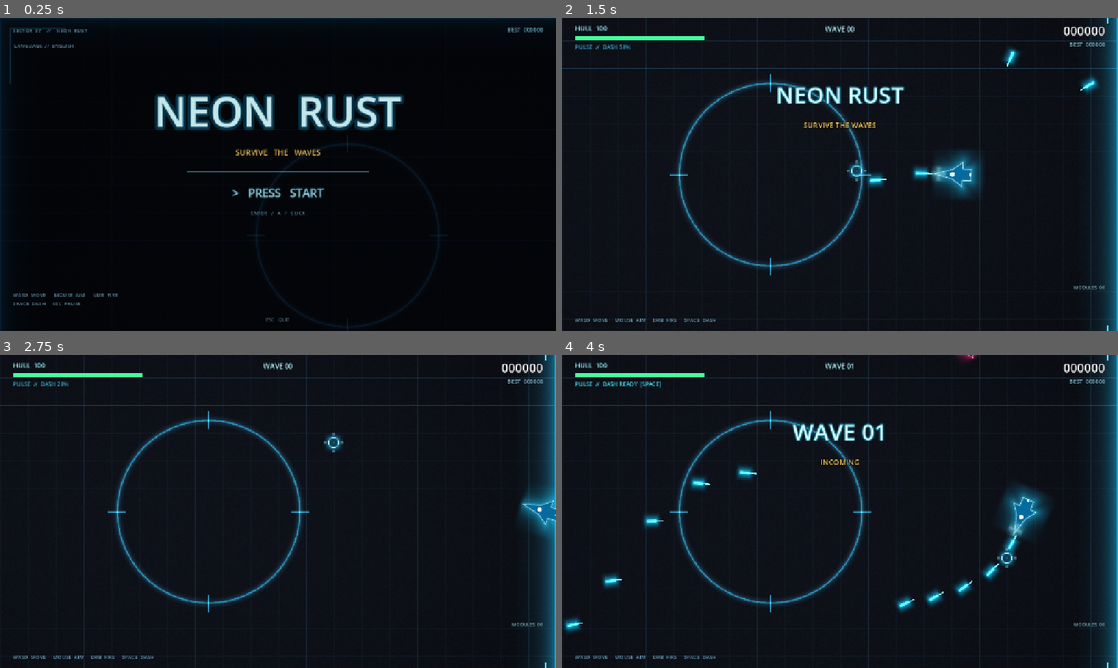
Above: before the commit, frames 1-4 (two rows, left to right).
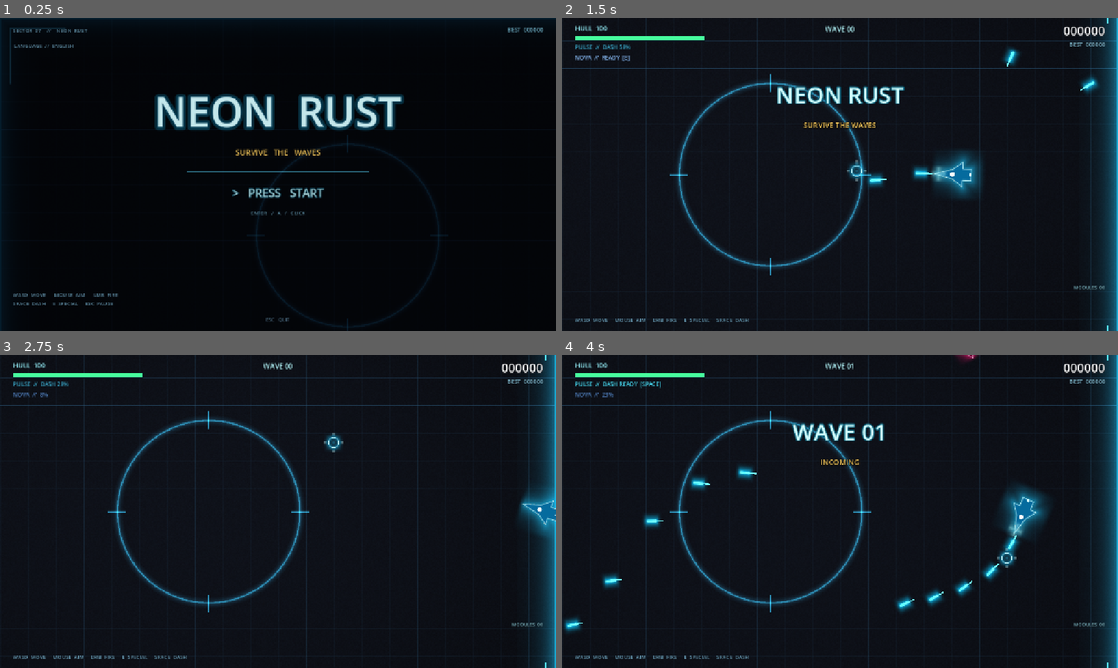
Above: after the commit, the same moments.

Repository: huhaixiao/neon-rust
Game: Godot game, scene res://main.tscn
Same seed, same stepped clock (60 frames per second), same inputs: the game is played once before the commit and once after it.
Inputs (mouse positions are in pixels of both pictures, inside the frame that each line leads up to):
- Up to frame 1 (0.25 s): no input
- Up to frame 2 (1.5 s): tap Enter (ui_accept) at 0.5, 0.77 s; move the mouse to (962, 158) at 0.52 s; press the mouse at (962, 158) at 0.53 s; hold D (move_right) 0.53-1.25 s; tap Space (dash) at 0.6 s; release the mouse at (962, 158) at 1.25 s; drag from (728, 190) to (1112, 130) at 1.27 s
- Up to frame 3 (2.75 s): move the mouse to (333, 442) at 2.02 s; hold D (move_right) from 2.03 s (still down); tap E (special, bound only after the commit) at 2.1 s; click (333, 442) at 2.17 s; tap Space (dash) at 2.3 s
- Up to frame 4 (4 s): release D (move_right) at 2.75 s; drag from (812, 574) to (673, 464) at 2.77 s; move the mouse to (1006, 558) at 3.52 s; press the mouse at (1006, 558) at 3.53 s; hold A (move_left) from 3.53 s (still down); tap Enter (ui_accept) at 3.77 s; tap E (special, bound only after the commit) at 3.8 s

The runs differ from the first frame. In frame 1, less than 0.1% of the frame differs, in the area x 10-21%, y 90-92%; in frame 2, 0.2%, in the area x 2-34%, y 12-98%; in frame 3, 0.1%; in frame 4, 0.2%.

Commit message:
feat(combat): 奇点脉冲、吸血与哨戒无人机；Steam Deck X/Y 交互

Diff:
--- a/modules/buffs/buff_def.gd
+++ b/modules/buffs/buff_def.gd
@@ -21,6 +21,11 @@
 @export var magnet := 0.0
 @export var drop_pct := 0.0
 @export var bounty_pct := 0.0
+@export var lifesteal_pct := 0.0
+@export var auto_attack := 0
+@export var special_damage_pct := 0.0
+@export var special_cd_pct := 0.0
+@export var special_radius_pct := 0.0
 
 
 static func make(p_id: String, p_tag: Tag, p_max: int) -> BuffDef:
--- a/modules/buffs/buff_pool.gd
+++ b/modules/buffs/buff_pool.gd
@@ -24,6 +24,14 @@
 	pierce.pierce = 1
 	defs.append(pierce)
 
+	var nova_core := BuffDef.make("nova_core", BuffDef.Tag.OFFENSE, 3)
+	nova_core.special_damage_pct = 0.4
+	defs.append(nova_core)
+
+	var nova_radius := BuffDef.make("nova_radius", BuffDef.Tag.OFFENSE, 2)
+	nova_radius.special_radius_pct = 0.18
+	defs.append(nova_radius)
+
 	# --- DEFENSE ---------------------------------------------------------
 	var hull := BuffDef.make("hull", BuffDef.Tag.DEFENSE, 3)
 	hull.health_add = 25
@@ -36,6 +44,10 @@
 	var phase := BuffDef.make("phase", BuffDef.Tag.DEFENSE, 2)
 	phase.dash_cd_pct = 0.25
 	defs.append(phase)
+
+	var leech := BuffDef.make("leech", BuffDef.Tag.DEFENSE, 3)
+	leech.lifesteal_pct = 0.04
+	defs.append(leech)
 
 	# --- MOBILITY --------------------------------------------------------
 	var thrust := BuffDef.make("thrust", BuffDef.Tag.MOBILITY, 3)
@@ -55,6 +67,14 @@
 	bounty.bounty_pct = 0.5
 	defs.append(bounty)
 
+	var sentry := BuffDef.make("sentry", BuffDef.Tag.UTILITY, 3)
+	sentry.auto_attack = 1
+	defs.append(sentry)
+
+	var nova_cycle := BuffDef.make("nova_cycle", BuffDef.Tag.UTILITY, 3)
+	nova_cycle.special_cd_pct = 0.2
+	defs.append(nova_cycle)
+
 	return defs
 
 
--- a/modules/global/autoload/game_state.gd
+++ b/modules/global/autoload/game_state.gd
@@ -52,6 +52,11 @@
 var buff_magnet := 0.0
 var buff_drop_mult := 1.0
 var buff_bounty_mult := 1.0
+var buff_lifesteal := 0.0
+var buff_auto_attack := 0
+var buff_special_damage_mult := 1.0
+var buff_special_cd_mult := 1.0
+var buff_special_radius_mult := 1.0
 
 
 func _ready() -> void:
@@ -140,6 +145,11 @@
 	buff_magnet += def.magnet
 	buff_drop_mult += def.drop_pct
 	buff_bounty_mult += def.bounty_pct
+	buff_lifesteal += def.lifesteal_pct
+	buff_auto_attack += def.auto_attack
+	buff_special_damage_mult += def.special_damage_pct
+	buff_special_cd_mult = maxf(0.4, buff_special_cd_mult - def.special_cd_pct)
+	buff_special_radius_mult += def.special_radius_pct
 	if def.health_add > 0 and player is PlayerUnit:
 		(player as PlayerUnit).add_max_health(def.health_add)
 	buff_changed.emit(def, stacks + 1)
@@ -159,6 +169,11 @@
 	buff_magnet = 0.0
 	buff_drop_mult = 1.0
 	buff_bounty_mult = 1.0
+	buff_lifesteal = 0.0
+	buff_auto_attack = 0
+	buff_special_damage_mult = 1.0
+	buff_special_cd_mult = 1.0
+	buff_special_radius_mult = 1.0
 
 
 func add_score(amount: int) -> void:
--- a/modules/global/autoload/input_setup.gd
+++ b/modules/global/autoload/input_setup.gd
@@ -8,7 +8,8 @@
 	_add("move_right", [KEY_D, KEY_RIGHT], [], [], [[JOY_AXIS_LEFT_X, 1.0]])
 	_add("move_up", [KEY_W, KEY_UP], [], [], [[JOY_AXIS_LEFT_Y, -1.0]])
 	_add("move_down", [KEY_S, KEY_DOWN], [], [], [[JOY_AXIS_LEFT_Y, 1.0]])
-	_add("fire", [], [MOUSE_BUTTON_LEFT], [JOY_BUTTON_RIGHT_SHOULDER], [[JOY_AXIS_TRIGGER_RIGHT, 1.0]])
+	_add("fire", [], [MOUSE_BUTTON_LEFT], [JOY_BUTTON_RIGHT_SHOULDER, JOY_BUTTON_X], [[JOY_AXIS_TRIGGER_RIGHT, 1.0]])
+	_add("special", [KEY_E], [MOUSE_BUTTON_RIGHT], [JOY_BUTTON_Y], [])
 	_add("dash", [KEY_SPACE], [], [JOY_BUTTON_B, JOY_BUTTON_LEFT_SHOULDER], [])
 	_add("pause", [KEY_ESCAPE], [], [JOY_BUTTON_START, JOY_BUTTON_BACK], [])
 	_add("restart", [KEY_R, KEY_ENTER], [], [JOY_BUTTON_A], [])
--- a/modules/hud/hud.gd
+++ b/modules/hud/hud.gd
@@ -14,6 +14,7 @@
 @onready var hull_label: Label = $Root/HullLabel
 @onready var health_fill: ColorRect = $Root/HealthBack/HealthFill
 @onready var weapon_label: Label = $Root/WeaponLabel
+@onready var special_label: Label = $Root/SpecialLabel
 @onready var wave_label: Label = $Root/WaveLabel
 @onready var score_label: Label = $Root/ScoreLabel
 @onready var best_label: Label = $Root/BestLabel
@@ -97,6 +98,12 @@
 	else:
 		weapon_label.text = L10n.t("hud.dash_charge") % (player.dash_ratio() * 100.0)
 		weapon_label.modulate = Color(0.45, 0.72, 0.82, 1.0)
+	if player.is_special_ready():
+		special_label.text = L10n.t("hud.special_ready") % _special_key()
+		special_label.modulate = Color(0.75, 0.9, 1.0, 1.0)
+	else:
+		special_label.text = L10n.t("hud.special_charge") % (player.special_ratio() * 100.0)
+		special_label.modulate = Color(0.45, 0.62, 0.78, 1.0)
 	if _debug_on:
 		_update_debug(player)
 
@@ -323,6 +330,10 @@
 	return "B" if _pad_mode else "SPACE"
 
 
+func _special_key() -> String:
+	return "Y" if _pad_mode else "E"
+
+
 func _on_joypad_changed(_device: int, _connected: bool) -> void:
 	_refresh_input_copy()
 
--- a/modules/hud/hud.tscn
+++ b/modules/hud/hud.tscn
@@ -117,6 +117,17 @@
 theme_override_font_sizes/font_size = 13
 text = "PULSE  //  DASH READY"
 
+[node name="SpecialLabel" type="Label" parent="Root"]
+offset_left = 30.0
+offset_top = 82.0
+offset_right = 400.0
+offset_bottom = 102.0
+theme_override_colors/font_color = Color(0.75, 0.85, 1, 1)
+theme_override_colors/font_outline_color = Color(0.01, 0.02, 0.04, 1)
+theme_override_constants/outline_size = 3
+theme_override_font_sizes/font_size = 13
+text = "NOVA  //  READY  [E]"
+
 [node name="ControlHint" type="Label" parent="Root"]
 anchor_top = 1.0
 anchor_bottom = 1.0
--- a/modules/l10n/data/strings_en.gd
+++ b/modules/l10n/data/strings_en.gd
@@ -10,9 +10,9 @@
 	"title.subtitle": "SURVIVE   THE   WAVES",
 	"title.prompt": ">   PRESS   START",
 	"title.prompt_hint": "ENTER   /   A   /   CLICK",
-	"title.keys.kb": "WASD  MOVE      MOUSE  AIM      LMB  FIRE\nSPACE  DASH     ESC  PAUSE",
+	"title.keys.kb": "WASD  MOVE      MOUSE  AIM      LMB  FIRE\nSPACE  DASH     E  SPECIAL     ESC  PAUSE",
 	"title.keys.pad": "PAD  //  L-STICK  MOVE    R-STICK  AIM",
-	"title.pad": "RT  FIRE    B  DASH    START  PAUSE",
+	"title.pad": "X  FIRE    Y  SPECIAL    B  DASH    START  PAUSE",
 	"title.quit": "ESC   QUIT",
 	"title.language": "LANGUAGE  //  %s",
 
@@ -21,6 +21,8 @@
 	"hud.overdrive": "OVERDRIVE  %.1fs",
 	"hud.dash_ready": "PULSE  //  DASH READY  [%s]",
 	"hud.dash_charge": "PULSE  //  DASH %.0f%%",
+	"hud.special_ready": "NOVA  //  READY  [%s]",
+	"hud.special_charge": "NOVA  //  %.0f%%",
 	"hud.wave": "WAVE %02d",
 	"hud.incoming": "INCOMING",
 	"hud.wave_cleared": "WAVE %02d CLEARED",
@@ -52,8 +54,8 @@
 	"hud.game_over_hint": "R / A  REDEPLOY        ESC / START  TITLE",
 	"hud.redeploy": "REDEPLOY",
 	"hud.survive": "SURVIVE THE WAVES",
-	"hud.controls.kb": "WASD  MOVE     MOUSE  AIM     LMB  FIRE     SPACE  DASH",
-	"hud.controls.pad": "LSTICK  MOVE     RSTICK  AIM     RT  FIRE     B  DASH",
+	"hud.controls.kb": "WASD  MOVE     MOUSE  AIM     LMB  FIRE     E  SPECIAL     SPACE  DASH",
+	"hud.controls.pad": "LSTICK  MOVE     RSTICK  AIM     X  FIRE     Y  SPECIAL     B  DASH",
 	"hud.pause_hint.kb": "UP / DOWN  SELECT     ENTER  CONFIRM     ESC  RESUME",
 	"hud.pause_hint.pad": "DPAD  SELECT     A  CONFIRM     START  RESUME",
 	"hud.over_hint.kb": "R  REDEPLOY        ESC  TITLE",
@@ -94,4 +96,14 @@
 	"buff.salvage.desc": "ENEMY DROP CHANCE +70%",
 	"buff.bounty.name": "BOUNTY CHIP",
 	"buff.bounty.desc": "WAVE CLEAR BONUS +50%",
+	"buff.leech.name": "LIFE SIPHON",
+	"buff.leech.desc": "HEAL FOR 4% OF DAMAGE DEALT",
+	"buff.sentry.name": "SENTRY DRONE",
+	"buff.sentry.desc": "AUTO-FIRES AT THE NEAREST ENEMY; STACKS FIRE FASTER",
+	"buff.nova_core.name": "SINGULARITY CORE",
+	"buff.nova_core.desc": "SPECIAL DAMAGE +40%",
+	"buff.nova_cycle.name": "OVERLOAD CIRCUIT",
+	"buff.nova_cycle.desc": "SPECIAL COOLDOWN -20%",
+	"buff.nova_radius.name": "SHOCKWAVE LENS",
+	"buff.nova_radius.desc": "SPECIAL RADIUS +18%",
 }
--- a/modules/l10n/data/strings_zh.gd
+++ b/modules/l10n/data/strings_zh.gd
@@ -11,9 +11,9 @@
 	"title.subtitle": "撑过每一波",
 	"title.prompt": ">  按 开始",
 	"title.prompt_hint": "回车 / A / 点击",
-	"title.keys.kb": "WASD 移动   鼠标 瞄准   左键 开火\n空格 冲刺   ESC 暂停",
+	"title.keys.kb": "WASD 移动   鼠标 瞄准   左键 开火\n空格 冲刺   E 特殊   ESC 暂停",
 	"title.keys.pad": "手柄 // 左摇杆 移动   右摇杆 瞄准",
-	"title.pad": "RT 开火   B 冲刺   START 暂停",
+	"title.pad": "X 开火   Y 特殊   B 冲刺   START 暂停",
 	"title.quit": "ESC 退出",
 	"title.language": "语言 // %s",
 
@@ -22,6 +22,8 @@
 	"hud.overdrive": "超载 %.1f 秒",
 	"hud.dash_ready": "脉冲 // 冲刺就绪 [%s]",
 	"hud.dash_charge": "脉冲 // 冲刺 %.0f%%",
+	"hud.special_ready": "奇点 // 就绪 [%s]",
+	"hud.special_charge": "奇点 // %.0f%%",
 	"hud.wave": "第 %02d 波",
 	"hud.incoming": "来袭",
 	"hud.wave_cleared": "第 %02d 波已清空",
@@ -53,8 +55,8 @@
 	"hud.game_over_hint": "R / A 重新部署    ESC / START 首页",
 	"hud.redeploy": "重新部署",
 	"hud.survive": "撑过每一波",
-	"hud.controls.kb": "WASD 移动   鼠标 瞄准   左键 开火   空格 冲刺",
-	"hud.controls.pad": "左摇杆 移动   右摇杆 瞄准   RT 开火   B 冲刺",
+	"hud.controls.kb": "WASD 移动   鼠标 瞄准   左键 开火   E 特殊   空格 冲刺",
+	"hud.controls.pad": "左摇杆 移动   右摇杆 瞄准   X 开火   Y 特殊   B 冲刺",
 	"hud.pause_hint.kb": "上下 选择   回车 确认   ESC 继续",
 	"hud.pause_hint.pad": "十字键 选择   A 确认   START 继续",
 	"hud.over_hint.kb": "R 重新部署    ESC 首页",
@@ -95,4 +97,14 @@
 	"buff.salvage.desc": "敌人掉落几率 +70%",
 	"buff.bounty.name": "赏金芯片",
 	"buff.bounty.desc": "波次奖励 +50%",
+	"buff.leech.name": "生命虹吸",
+	"buff.leech.desc": "造成伤害的 4% 转化为生命",
+	"buff.sentry.name": "哨戒无人机",
+	"buff.sentry.desc": "自动攻击最近敌人，每层提升射速",
+	"buff.nova_core.name": "奇点核心",
+	"buff.nova_core.desc": "特殊攻击伤害 +40%",
+	"buff.nova_cycle.name": "超载回路",
+	"buff.nova_cycle.desc": "特殊攻击冷却 -20%",
+	"buff.nova_radius.name": "冲击透镜",
+	"buff.nova_radius.desc": "特殊攻击范围 +18%",
 }
--- a/modules/player/player.gd
+++ b/modules/player/player.gd
@@ -13,6 +13,9 @@
 @export var bullet_damage := 18.0
 @export var bullet_speed := 1050.0
 @export var max_health := 100
+@export var special_cooldown := 8.0
+@export var special_damage := 55.0
+@export var special_radius := 240.0
 
 var health := 100
 var aim := Vector2.RIGHT
@@ -23,9 +26,15 @@
 var _dash_cd := 0.0
 var _dash_dir := Vector2.RIGHT
 var _fire_cd := 0.0
+var _special_cd := 0.0
 var _invuln := 0.0
 var _ghost_cd := 0.0
 var _flash_tween: Tween = null
+var _aim_from_stick := false
+var _steal_acc := 0.0
+var _sentry: Node2D = null
+var _sentry_cd := 0.0
+var _sentry_angle := 0.0
 
 @onready var body: Sprite2D = $Body
 @onready var muzzle: Marker2D = $Muzzle
@@ -56,12 +65,27 @@
 	_move(delta)
 	_try_dash()
 	_try_fire()
+	_try_special()
+	_update_sentry(delta)
 	_update_visuals()
+
+
+func _input(event: InputEvent) -> void:
+	# Mouse takes over aim only when the player actually moves it; otherwise a
+	# released right stick would snap back to wherever the cursor happens to sit.
+	if event is InputEventMouseMotion:
+		_aim_from_stick = false
+	elif event is InputEventJoypadMotion:
+		var motion := event as InputEventJoypadMotion
+		if motion.axis == JOY_AXIS_RIGHT_X or motion.axis == JOY_AXIS_RIGHT_Y:
+			if absf(motion.axis_value) > 0.3:
+				_aim_from_stick = true
 
 
 func _tick(delta: float) -> void:
 	_fire_cd = maxf(0.0, _fire_cd - delta)
 	_dash_cd = maxf(0.0, _dash_cd - delta)
+	_special_cd = maxf(0.0, _special_cd - delta)
 	_invuln = maxf(0.0, _invuln - delta)
 	tick_hit_flash(delta)
 	_ghost_cd = maxf(0.0, _ghost_cd - delta)
@@ -80,12 +104,21 @@
 		Input.get_joy_axis(0, JOY_AXIS_RIGHT_X),
 		Input.get_joy_axis(0, JOY_AXIS_RIGHT_Y)
 	)
+	aim = resolve_aim(stick, get_global_mouse_position() - global_position)
+
+
+## Split out so the stick-release rule is testable without a physical pad.
+func resolve_aim(stick: Vector2, to_mouse: Vector2) -> Vector2:
 	if stick.length() > 0.3:
-		aim = stick.normalized()
-		return
-	var to_mouse := get_global_mouse_position() - global_position
+		_aim_from_stick = true
+		return stick.normalized()
+	# Stick released: hold the last stick heading instead of falling back to a
+	# stale mouse position. A real mouse move clears this flag above.
+	if _aim_from_stick:
+		return aim
 	if to_mouse.length() > 4.0:
-		aim = to_mouse.normalized()
+		return to_mouse.normalized()
+	return aim
 
 
 func _move(delta: float) -> void:
@@ -125,6 +158,129 @@
 	_shoot()
 	var rate := fire_interval / Game.buff_fire_rate_mult
 	_fire_cd = rate * (0.62 if overdrive_left > 0.0 else 1.0)
+
+
+func _try_special() -> void:
+	if _special_cd > 0.0:
+		return
+	if not Input.is_action_just_pressed("special"):
+		return
+	fire_special()
+
+
+func fire_special() -> void:
+	if dead or Game.enemies_root == null or Game.bullets_root == null:
+		return
+	var radius := special_radius * Game.buff_special_radius_mult
+	var damage := special_damage * Game.buff_special_damage_mult
+	_special_cd = _special_total()
+	_spawn_nova_ring(radius)
+	for node in Game.enemies_root.get_children():
+		var enemy := node as Enemy
+		if enemy == null or enemy.dead:
+			continue
+		if enemy.global_position.distance_to(global_position) <= radius:
+			enemy.take_damage(damage, global_position)
+	# The pulse doubles as a panic button: hostile rounds inside the ring go too.
+	for node in Game.bullets_root.get_children():
+		var shot := node as Projectile
+		if shot == null or shot.friendly:
+			continue
+		if shot.global_position.distance_to(global_position) <= radius:
+			Fx.burst(shot.global_position, Color(0.6, 1.0, 1.0), 3, 100.0, 0.5)
+			shot.queue_free()
+	Game.add_shake(0.9)
+	Fx.flash(global_position, Color(0.6, 1.0, 1.0), 2.2)
+	Fx.burst(global_position, Color(0.5, 1.0, 1.0), 26, 520.0, 1.2)
+	Fx.sfx(Fx.SFX_WAVE, -2.0, 0.85)
+
+
+func _spawn_nova_ring(radius: float) -> void:
+	if Game.fx_root == null:
+		return
+	var ring := Line2D.new()
+	ring.width = 4.0
+	ring.default_color = Color(0.55, 1.0, 1.0, 0.9)
+	var points := PackedVector2Array()
+	var segments := 64
+	for i in segments + 1:
+		var angle := TAU * float(i) / float(segments)
+		points.append(Vector2(cos(angle), sin(angle)) * radius)
+	ring.points = points
+	ring.position = global_position
+	ring.scale = Vector2(0.2, 0.2)
+	Game.fx_root.add_child(ring)
+	var tween := ring.create_tween()
+	tween.set_parallel(true)
+	tween.tween_property(ring, "scale", Vector2.ONE, 0.38).set_ease(Tween.EASE_OUT).set_trans(Tween.TRANS_QUAD)
+	tween.tween_property(ring, "modulate:a", 0.0, 0.38)
+	tween.finished.connect(ring.queue_free)
+
+
+func _update_sentry(delta: float) -> void:
+	if Game.buff_auto_attack <= 0:
+		if is_instance_valid(_sentry):
+			_sentry.visible = false
+		return
+	if not is_instance_valid(_sentry):
+		_build_sentry()
+	_sentry.visible = true
+	_sentry_angle += delta * 2.2
+	_sentry.global_position = global_position + Vector2(cos(_sentry_angle), sin(_sentry_angle)) * 52.0
+	_sentry.rotation = aim.angle()
+	_sentry_cd = maxf(0.0, _sentry_cd - delta)
+	if _sentry_cd > 0.0:
+		return
+	var target := _nearest_enemy(700.0)
+	if target == null:
+		return
+	_shoot_sentry(target)
+	_sentry_cd = _sentry_interval()
+
+
+func _build_sentry() -> void:
+	_sentry = Node2D.new()
+	_sentry.top_level = true
+	var gem := Polygon2D.new()
+	gem.polygon = PackedVector2Array([
+		Vector2(0.0, -8.0), Vector2(7.0, 0.0), Vector2(0.0, 8.0), Vector2(-7.0, 0.0)
+	])
+	gem.color = Color(0.5, 1.0, 0.95, 1.0)
+	_sentry.add_child(gem)
+	var core := Polygon2D.new()
+	core.polygon = PackedVector2Array([
+		Vector2(0.0, -3.0), Vector2(3.0, 0.0), Vector2(0.0, 3.0), Vector2(-3.0, 0.0)
+	])
+	core.color = Color(1.0, 0.95, 0.7, 1.0)
+	_sentry.add_child(core)
+	add_child(_sentry)
+
+
+func _nearest_enemy(max_distance: float) -> Enemy:
+	var best: Enemy = null
+	var best_gap := max_distance
+	for node in Game.enemies_root.get_children():
+		var enemy := node as Enemy
+		if enemy == null or enemy.dead:
+			continue
+		var gap := enemy.global_position.distance_to(global_position)
+		if gap <= best_gap:
+			best_gap = gap
+			best = enemy
+	return best
+
+
+func _shoot_sentry(target: Enemy) -> void:
+	var dir := (target.global_position - _sentry.global_position).normalized()
+	var bullet := BULLET_SCENE.instantiate()
+	bullet.setup(dir, bullet_damage * 0.5 * Game.buff_damage_mult, 900.0, true, Color(1.0, 0.85, 0.45), Game.buff_pierce)
+	bullet.position = _sentry.global_position
+	Game.bullets_root.add_child(bullet)
+	Fx.burst(_sentry.global_position, Color(1.0, 0.9, 0.5), 3, 90.0, 0.4)
+
+
+func _sentry_interval() -> float:
+	return 1.1 * pow(0.72, maxf(0.0, float(Game.buff_auto_attack - 1)))
 
 
 func _shoot() -> void:
@@ -223,6 +379,19 @@
 	Fx.burst(global_position, Color(0.3, 1.0, 0.5), 10, 170.0, 0.7)
 
 
+## Called by friendly bullets. Fractions are carried between hits so a 4%
+## siphon on an 18-damage pulse still heals at a readable whole-number rate.
+func on_damage_dealt(amount: float) -> void:
+	if dead or Game.buff_lifesteal <= 0.0:
+		return
+	_steal_acc += amount * Game.buff_lifesteal
+	var whole := int(_steal_acc)
+	if whole <= 0:
+		return
+	_steal_acc -= float(whole)
+	heal(whole)
+
+
 func grant_overdrive(seconds: float) -> void:
 	if dead:
 		return
@@ -233,10 +402,6 @@
 
 func is_dash_ready() -> bool:
 	return _dash_cd <= 0.0
-
-
-func _dash_cooldown() -> float:
-	return dash_cooldown * Game.buff_dash_cd_mult
 
 
 func dash_ratio() -> float:
@@ -244,6 +409,25 @@
 	if total <= 0.0:
 		return 1.0
 	return clampf(1.0 - _dash_cd / total, 0.0, 1.0)
+
+
+func is_special_ready() -> bool:
+	return _special_cd <= 0.0
+
+
+func special_ratio() -> float:
+	var total := _special_total()
+	if total <= 0.0:
+		return 1.0
+	return clampf(1.0 - _special_cd / total, 0.0, 1.0)
+
+
+func _special_total() -> float:
+	return special_cooldown * Game.buff_special_cd_mult
+
+
+func _dash_cooldown() -> float:
+	return dash_cooldown * Game.buff_dash_cd_mult
 
 
 func _die() -> void:
--- a/modules/projectiles/bullet.gd
+++ b/modules/projectiles/bullet.gd
@@ -66,6 +66,9 @@
 		if enemy == null or _hit_bodies.has(body):
 			return
 		enemy.take_damage(damage, global_position)
+		var player := Game.player as PlayerUnit
+		if player != null:
+			player.on_damage_dealt(damage)
 		Fx.burst(global_position, tint, 4, 130.0, 0.5)
 		_hit_bodies.append(body)
 		if _left > 0:
--- a/tests/buffs_test.gd
+++ b/tests/buffs_test.gd
@@ -98,6 +98,64 @@
 	if player.health != 53:
 		_fail("REPAIR DRONE healed to %d, expected 53" % player.health)
 
+	# --- lifesteal converts a share of damage into health ----------------
+	var leech := BuffPool.find("leech")
+	if leech == null:
+		_fail("BuffPool is missing LIFE SIPHON")
+	else:
+		Game.add_buff(leech)
+		player.health = 50
+		player._steal_acc = 0.0
+		player.on_damage_dealt(100.0)
+		if player.health != 54:
+			_fail("LIFE SIPHON healed to %d, expected 54" % player.health)
+
+	# --- sentry drone auto-fires at the nearest enemy --------------------
+	var sentry := BuffPool.find("sentry")
+	if sentry == null:
+		_fail("BuffPool is missing SENTRY DRONE")
+	else:
+		Game.add_buff(sentry)
+		if Game.buff_auto_attack != 1:
+			_fail("SENTRY DRONE did not unlock the auto attack")
+		var auto_target := (load("res://modules/enemies/enemy.tscn") as PackedScene).instantiate() as Enemy
+		auto_target.configure(Enemy.Kind.CHASER, 1)
+		auto_target.position = player.global_position + Vector2(220.0, 0.0)
+		Game.enemies_root.add_child(auto_target)
+		await get_tree().create_timer(1.4).timeout
+		if is_instance_valid(auto_target) and auto_target.health >= auto_target.health_max:
+			_fail("SENTRY DRONE did not fire at the nearby enemy")
+		if is_instance_valid(auto_target) and not auto_target.is_queued_for_deletion():
+			auto_target.queue_free()
+
+	# --- special pulse + its upgrade lines -------------------------------
+	var core := BuffPool.find("nova_core")
+	var cycle := BuffPool.find("nova_cycle")
+	var lens := BuffPool.find("nova_radius")
+	if core == null or cycle == null or lens == null:
+		_fail("BuffPool is missing a special-attack buff")
+	else:
+		Game.add_buff(core)
+		Game.add_buff(cycle)
+		Game.add_buff(lens)
+		if not is_equal_approx(Game.buff_special_damage_mult, 1.4):
+			_fail("SINGULARITY CORE gave special damage x%.2f" % Game.buff_special_damage_mult)
+		if not is_equal_approx(Game.buff_special_cd_mult, 0.8):
+			_fail("OVERLOAD CIRCUIT gave special cooldown x%.2f" % Game.buff_special_cd_mult)
+		if not is_equal_approx(Game.buff_special_radius_mult, 1.18):
+			_fail("SHOCKWAVE LENS gave special radius x%.2f" % Game.buff_special_radius_mult)
+		var blast_target := (load("res://modules/enemies/enemy.tscn") as PackedScene).instantiate() as Enemy
+		blast_target.configure(Enemy.Kind.CHASER, 1)
+		blast_target.position = player.global_position + Vector2(140.0, 0.0)
+		Game.enemies_root.add_child(blast_target)
+		await get_tree().physics_frame
+		player.fire_special()
+		await get_tree().physics_frame
+		if is_instance_valid(blast_target) and not blast_target.is_queued_for_deletion() and not blast_target.dead:
+			_fail("special pulse did not kill the enemy inside the ring")
+		if player.is_special_ready():
+			_fail("special pulse did not start its cooldown")
+
 	# --- magnet coil drags pickups in -------------------------------------
 	Game.add_buff(BuffPool.find("magnet"))
 	var pickup := (load("res://modules/pickups/pickup.tscn") as PackedScene).instantiate() as Pickup
--- a/tests/capture.gd
+++ b/tests/capture.gd
@@ -69,6 +69,14 @@
 	Input.warp_mouse(Vector2(900, 260))
 	await get_tree().create_timer(0.55).timeout
 	await _shot("02_combat")
+	# Special pulse: ring + the enemies inside it, for the HUD and FX review.
+	player.fire_special()
+	await get_tree().create_timer(0.16).timeout
+	await _shot("02b_nova")
+	# Sentry drone: the auto-attack reward, orbiting and firing on its own.
+	Game.add_buff(BuffPool.find("sentry"))
+	await get_tree().create_timer(0.7).timeout
+	await _shot("02c_sentry")
 
 	Input.action_press("move_right")
 	await get_tree().create_timer(0.6).timeout
--- a/tests/smoke_test.gd
+++ b/tests/smoke_test.gd
@@ -68,6 +68,36 @@
 	if is_instance_valid(enemy) and not enemy.is_queued_for_deletion() and enemy.health > 0.0:
 		_fail("player bullet did not damage the enemy")
 
+	# --- right stick release keeps the last heading ----------------------
+	if player != null:
+		player.aim = Vector2.LEFT
+		player.aim = player.resolve_aim(Vector2.RIGHT, Vector2(-10.0, -10.0))
+		if player.aim.distance_to(Vector2.RIGHT) > 0.01:
+			_fail("right stick did not set aim to the right")
+		player.aim = player.resolve_aim(Vector2.ZERO, Vector2(-10.0, -10.0))
+		if player.aim.distance_to(Vector2.RIGHT) > 0.01:
+			_fail("aim snapped away after the right stick was released")
+		player._aim_from_stick = false
+		var mouse_aim := player.resolve_aim(Vector2.ZERO, Vector2(0.0, -10.0))
+		if mouse_aim.distance_to(Vector2.UP) > 0.01:
+			_fail("mouse did not take over aim after a real move")
+		player.aim = Vector2.RIGHT
+
+	# --- special pulse clears nearby enemies -----------------------------
+	if player != null:
+		var nova_scene: PackedScene = load("res://modules/enemies/enemy.tscn")
+		var nova_target := nova_scene.instantiate() as Enemy
+		nova_target.configure(Enemy.Kind.CHASER, 1)
+		nova_target.position = player.global_position + Vector2(90.0, 0.0)
+		Game.enemies_root.add_child(nova_target)
+		await get_tree().physics_frame
+		player.fire_special()
+		await get_tree().physics_frame
+		if is_instance_valid(nova_target) and not nova_target.is_queued_for_deletion() and not nova_target.dead:
+			_fail("special pulse did not damage the enemy inside its radius")
+		if player.is_special_ready():
+			_fail("special pulse did not start its cooldown")
+
 	# --- pickup ---------------------------------------------------------
 	if player != null:
 		player.health = 40
Binary file changed: docs/screenshots/combat.png
Binary file changed: docs/screenshots/draft.png
Binary file changed: docs/screenshots/draft_zh.png
Binary file changed: docs/screenshots/gameover.png
Binary file changed: docs/screenshots/loadout.png
Binary file changed: docs/screenshots/loadout_zh.png
Binary file added: docs/screenshots/nova.png
Not shown, added: docs/screenshots/nova.png.import
Binary file changed: docs/screenshots/options.png
Binary file changed: docs/screenshots/options_zh.png
Binary file changed: docs/screenshots/pause.png
Binary file added: docs/screenshots/sentry.png
(and 3 more such lines)
